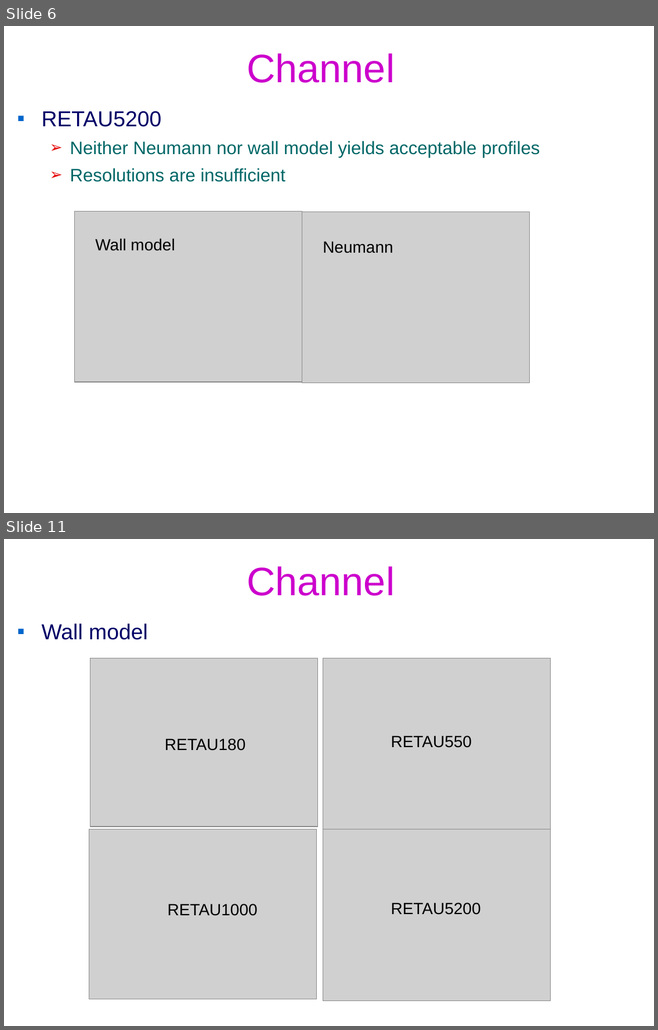
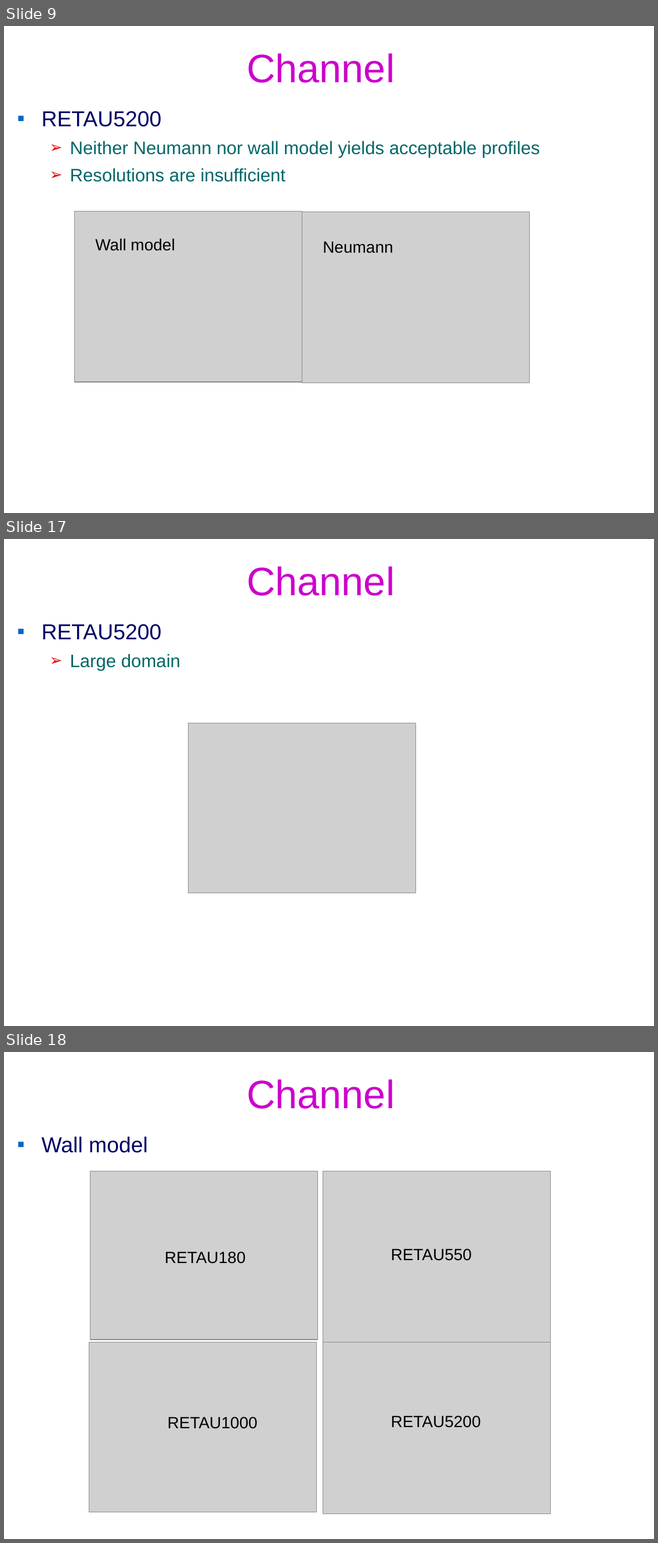
Before and after one commit to federicoVerolini/CaLES, a slide deck: docs/vv.pptx. Shown one above the other, each under a label of ours: slides 6 and 11 before the commit, slides 9, 17 and 18 after it; the slides between them are not shown. The pictures are 658x1030 and 658x1543 pixels, drawn with LibreOffice and Linux fonts; fonts in the diff are those of the drawing; grey boxes stand for pictures; background and template pictures are left out. Boxes give left, top, right and bottom in pixels: in the first picture for what was removed or moved away, otherwise in the second. Text is boxed around its words. In the diff, an @@ line names an element or a change of style, - is before the commit and + after.

```diff
--- a/docs/vv.pptx
+++ b/docs/vv.pptx
@@ slide 17 added at box(4, 539, 654, 1026), background #FFFFFF @@
@@ title added at box(246, 566, 394, 596), 44 pt, text #CC00CC @@
+Channel
@@ text added at box(42, 624, 180, 671), 20 pt, text #006666 @@
+▪ RETAU5200
+  ➢ Large domain
@@ picture added at box(188, 723, 415, 893) @@
@@ what was slide 6 is now slide 9 @@
@@ what was slide 11 is now slide 18 @@
```
Also in this commit, not shown: 4 slides changed, 6 other slides added, 8 other files.
